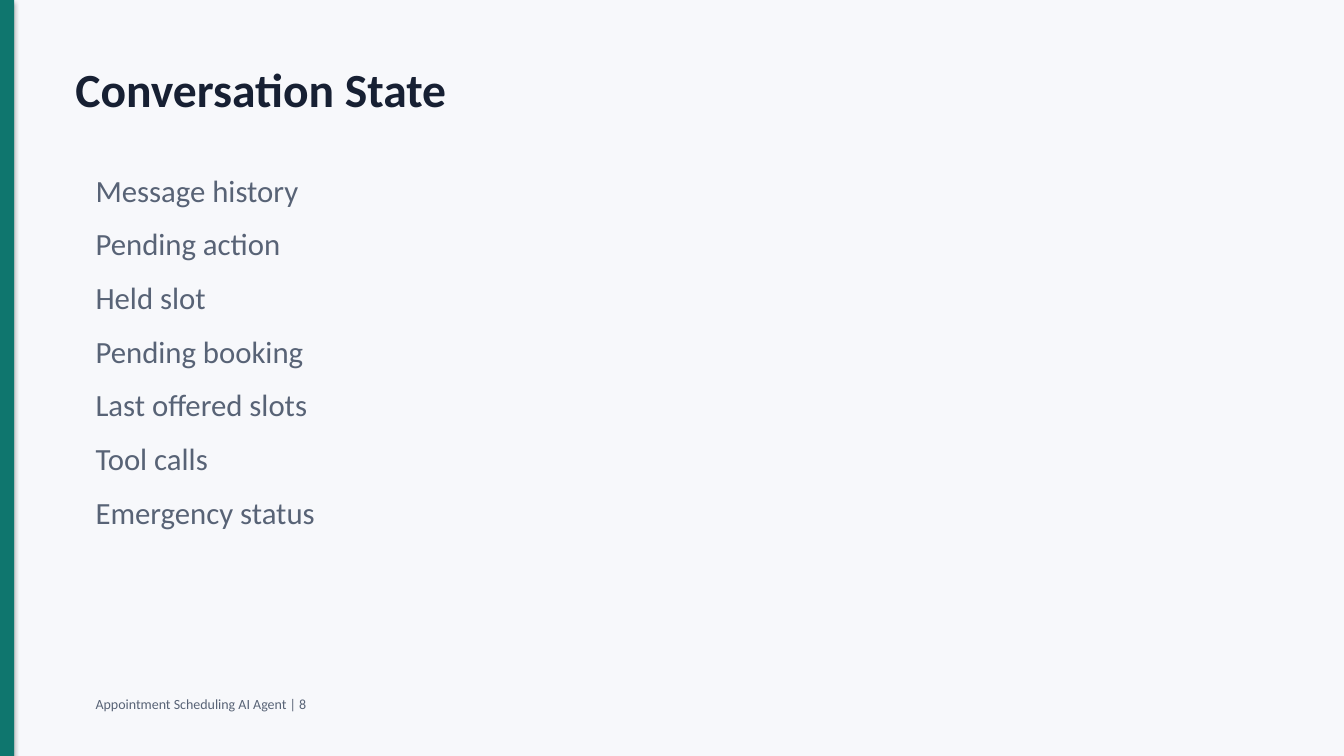
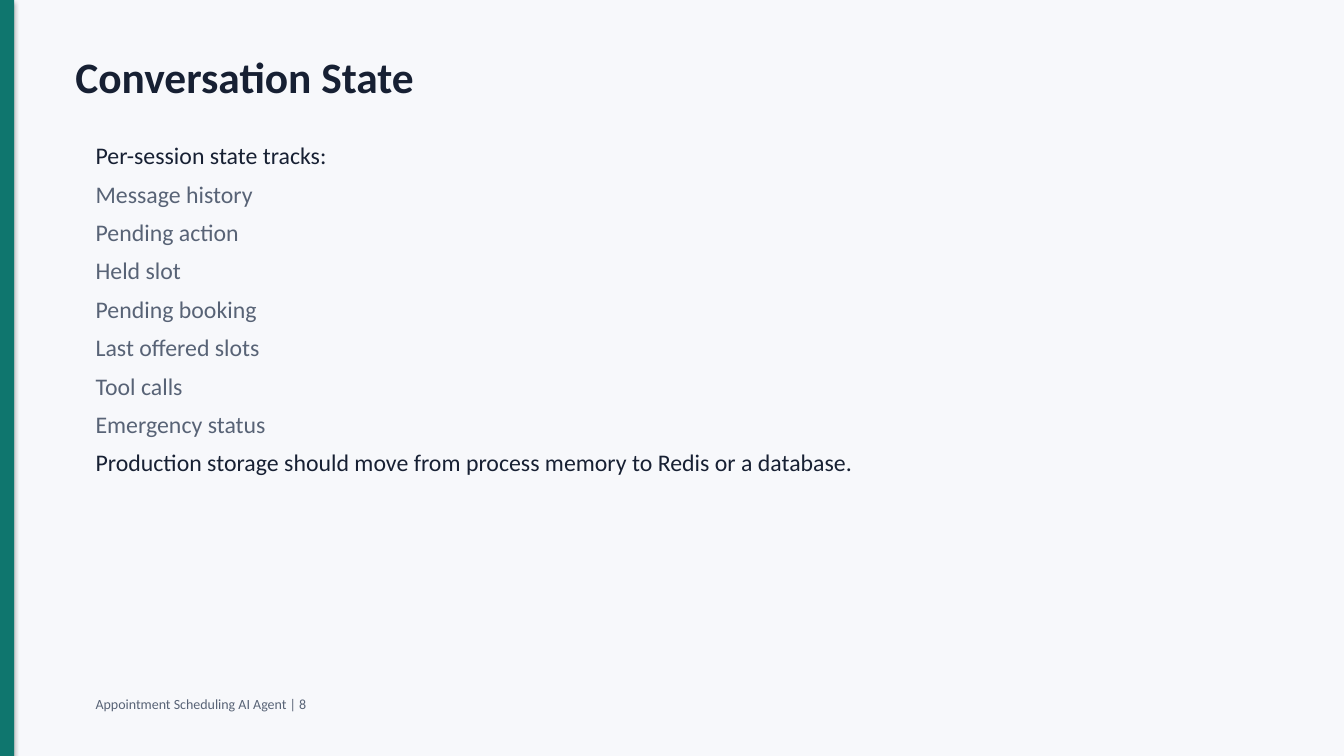
Before and after one commit to amankumarhal/scheduling_agent, a slide deck: slide 8 of docs/appointment_agent_interview_deck.pptx. Drawn at 1344x756 pixels with LibreOffice and Linux fonts; fonts in the diff are those of the drawing. Boxes give left, top, right and bottom in pixels: in the first picture for what was removed or moved away, otherwise in the second. Text is boxed around its words. In the diff, an @@ line names an element or a change of style, - is before the commit and + after.

Commit message:
Expand production system design slides

```diff
--- a/docs/appointment_agent_interview_deck.pptx
+++ b/docs/appointment_agent_interview_deck.pptx
@@ text "Conversation State": place and size @@
-text "Conversation State" at (75, 73, 446, 108)
+text "Conversation State" at (75, 62, 413, 94)
@@ text "Conversation State" at (75, 62, 413, 94): size 34 to 31 pt @@
@@ text "Per-session state tracks:": place and size @@
-text "Per-session state tracks:" at (96, 180, 314, 530)
+text "Per-session state tracks:" at (96, 147, 852, 475)
@@ text at (96, 147, 327, 164): paragraph added @@
+Per-session state tracks:
@@ text at (96, 186, 266, 437): size 22 to 17 pt in "Message history", "Pending action", "Held slot", "Pending booking" and 3 more places; less space between paragraphs @@
@@ text at (96, 454, 852, 475): paragraph added @@
+Production storage should move from process memory to Redis or a database.
```
Also in this commit, not shown: 10 other slides changed, 14 slides added, 4 slides removed, 1 other file.
